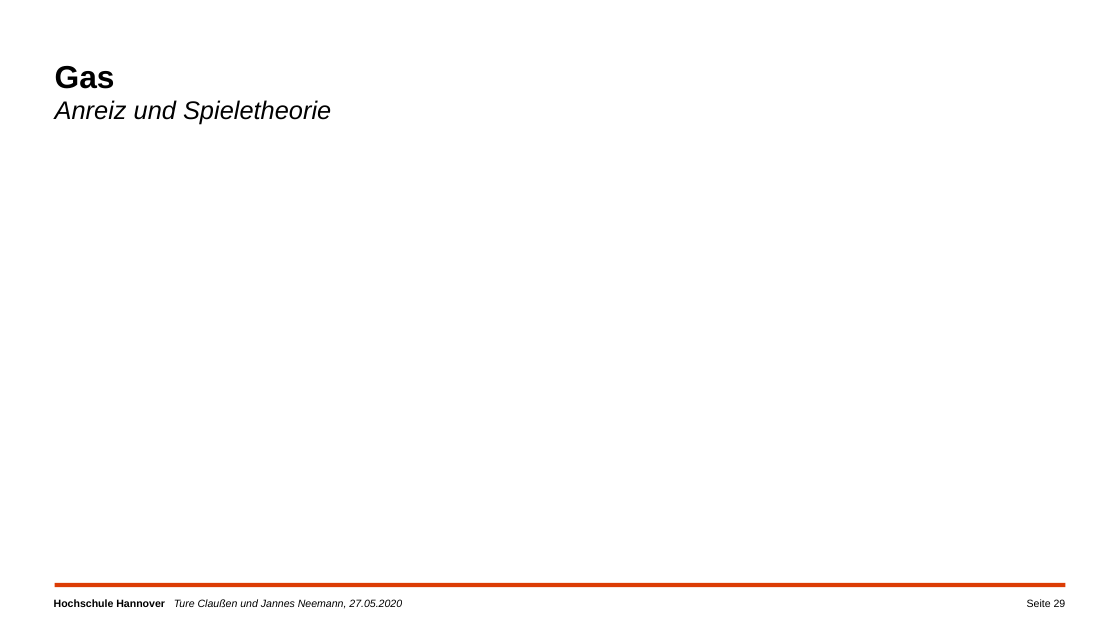
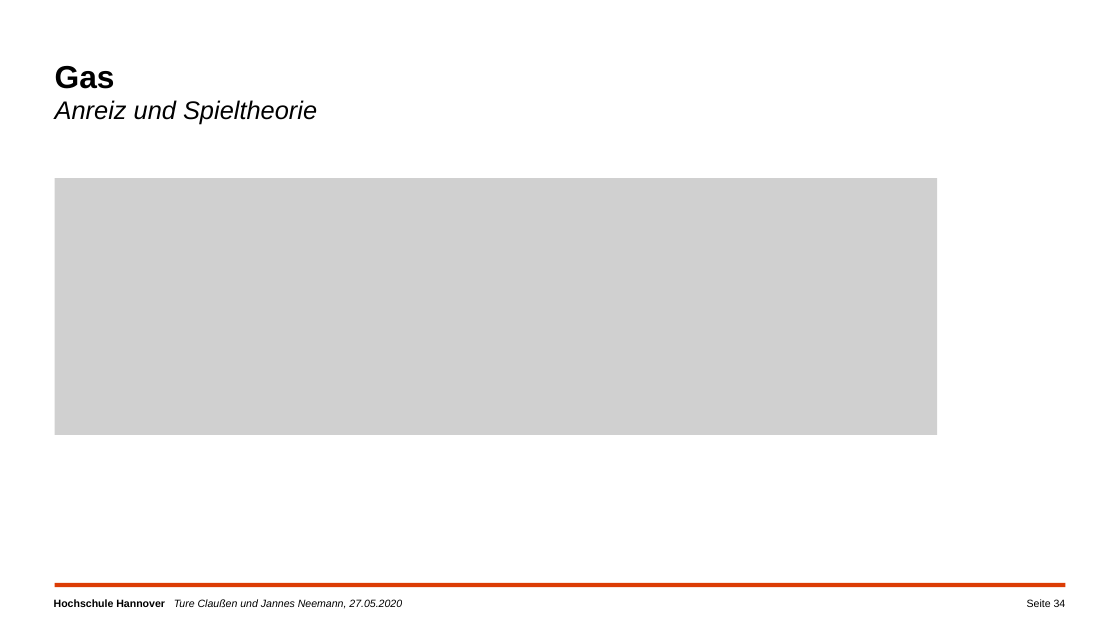
Before and after one commit to campfireman/SEM-ethereum-transactions, a slide deck: slide 34 of Ethereum_Präsentation_Jannes/Ethereum-Transaktionen.pptx (slide 29 before the commit). Drawn at 1120x630 pixels with LibreOffice and Linux fonts; fonts in the diff are those of the drawing; grey boxes stand for pictures; background and template pictures are left out. Boxes give left, top, right and bottom in pixels: in the first picture for what was removed or moved away, otherwise in the second. Text is boxed around its words. In the diff, an @@ line names an element or a change of style, - is before the commit and + after.

```diff
--- a/Ethereum_Präsentation_Jannes/Ethereum-Transaktionen.pptx
+++ b/Ethereum_Präsentation_Jannes/Ethereum-Transaktionen.pptx
@@ text at <box>55,66,317,125</box>: text changed @@
-Gas
-Anreiz und Spieletheorie
+Gas
+Anreiz und Spieltheorie
@@ picture added at <box>55,178,937,435</box> @@
@@ page number at <box>1027,599,1066,607</box>: text changed @@
-Seite 29
+Seite 34
```
Also in this commit, not shown: 7 other slides changed, 13 slides added, 9 slides removed, 2 other files.
